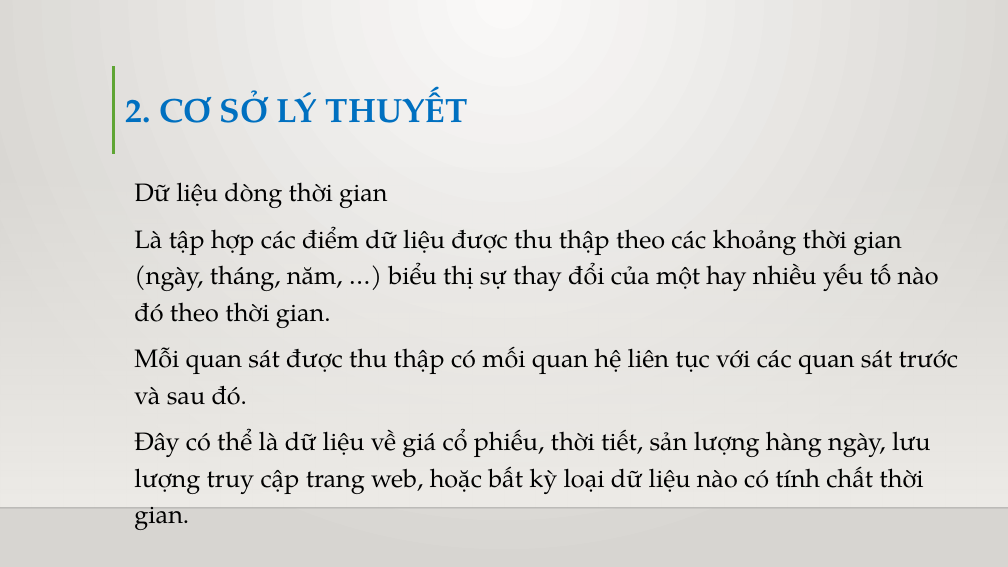
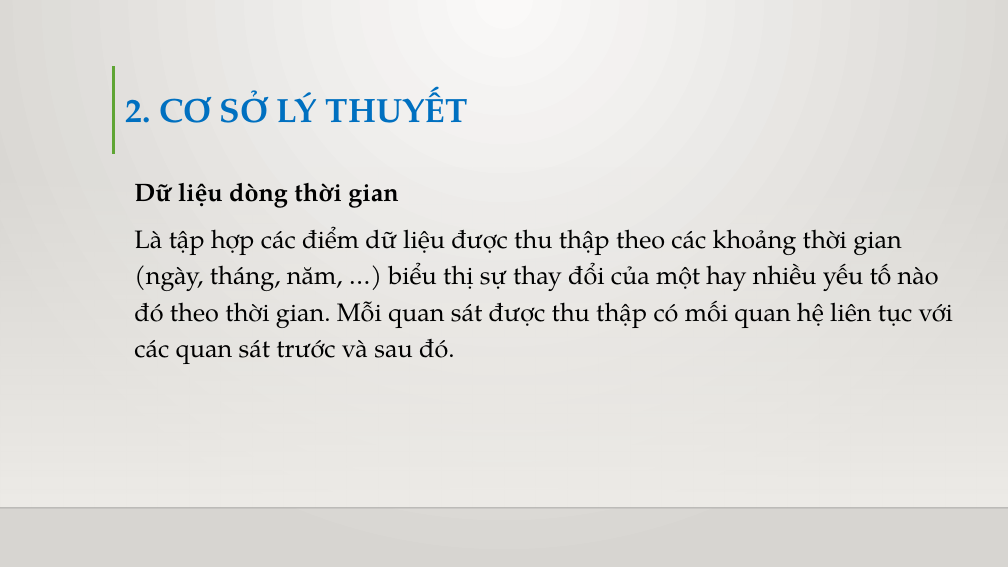
Before and after one commit to truyenda20ttb/cn-da20ttb-lethanhtruyen-lstm-python, a slide deck: slide 11 of thesis/abs/BÁO CÁO ĐỒ ÁN CHUYÊN NGÀNH.pptx. Drawn at 1008x567 pixels with LibreOffice and Linux fonts; fonts in the diff are those of the drawing; background and template pictures are left out. Boxes give left, top, right and bottom in pixels: in the first picture for what was removed or moved away, otherwise in the second. Text is boxed around its words. In the diff, an @@ line names an element or a change of style, - is before the commit and + after.

```diff
--- a/thesis/abs/BÁO CÁO ĐỒ ÁN CHUYÊN NGÀNH.pptx
+++ b/thesis/abs/BÁO CÁO ĐỒ ÁN CHUYÊN NGÀNH.pptx
@@ text at <box>134,183,398,208</box>: bold on in "Dữ liệu dòng thời gian" @@
@@ text at <box>134,226,953,364</box>: text changed @@
-Là tập hợp các điểm dữ liệu được thu thập theo các khoảng thời gian (ngày, tháng, năm, …) biểu thị sự thay đổi của một hay nhiều yếu tố nào đó theo thời gian.
-Mỗi quan sát được thu thập có mối quan hệ liên tục với các quan sát trước và sau đó.
-Đây có thể là dữ liệu về giá cổ phiếu, thời tiết, sản lượng hàng ngày, lưu lượng truy cập trang web, hoặc bất kỳ loại dữ liệu nào có tính chất thời gian.
+Là tập hợp các điểm dữ liệu được thu thập theo các khoảng thời gian (ngày, tháng, năm, …) biểu thị sự thay đổi của một hay nhiều yếu tố nào đó theo thời gian. Mỗi quan sát được thu thập có mối quan hệ liên tục với các quan sát trước và sau đó.
```
Also in this commit, not shown: 16 other slides changed, 2 slides added, 2 slides removed.
